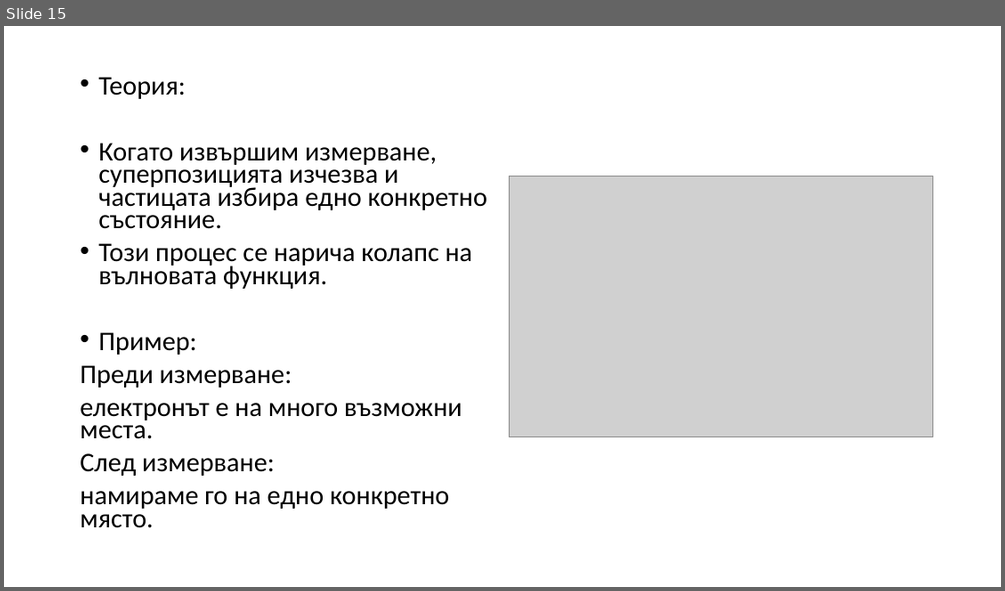
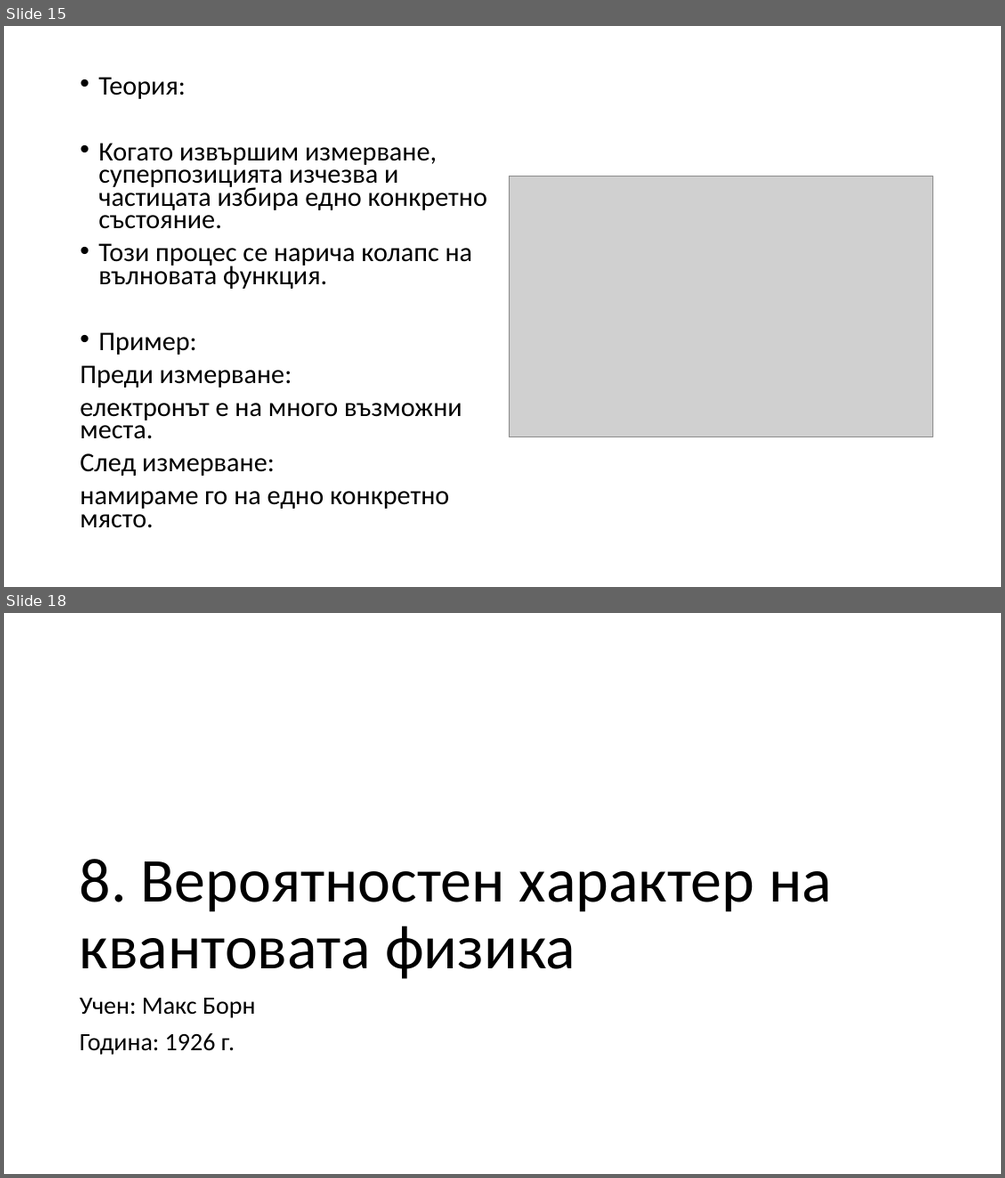
Before and after one commit to LAB5fire/PPQM, a slide deck: kvantova vizika.pptx. Shown one above the other, each under a label of ours: slide 15 before the commit, slides 15 and 18 after it; the slides between them are not shown. The pictures are 1005x591 and 1005x1178 pixels, drawn with LibreOffice and Linux fonts; fonts in the diff are those of the drawing; grey boxes stand for pictures. Boxes give left, top, right and bottom in pixels: in the first picture for what was removed or moved away, otherwise in the second. Text is boxed around its words. In the diff, an @@ line names an element or a change of style, - is before the commit and + after.

```diff
--- a/kvantova vizika.pptx
+++ b/kvantova vizika.pptx
@@ slide 18 added at box(4, 613, 1001, 1174), background #FFFFFF @@
@@ title added at box(80, 859, 832, 979), 60 pt, text #000000 @@
+8. Вероятностен характер на квантовата физика
@@ text added at box(80, 997, 255, 1054), 24 pt, text #000000 @@
+Учен: Макс Борн
+Година: 1926 г.
```
Also in this commit, not shown: 4 other slides added.
